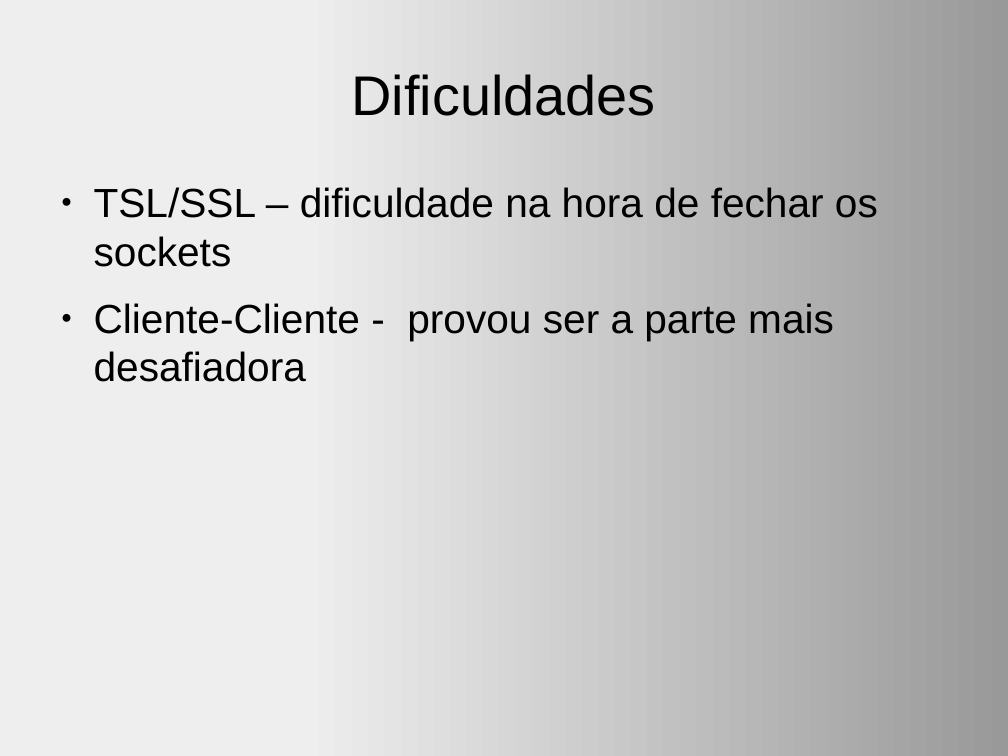
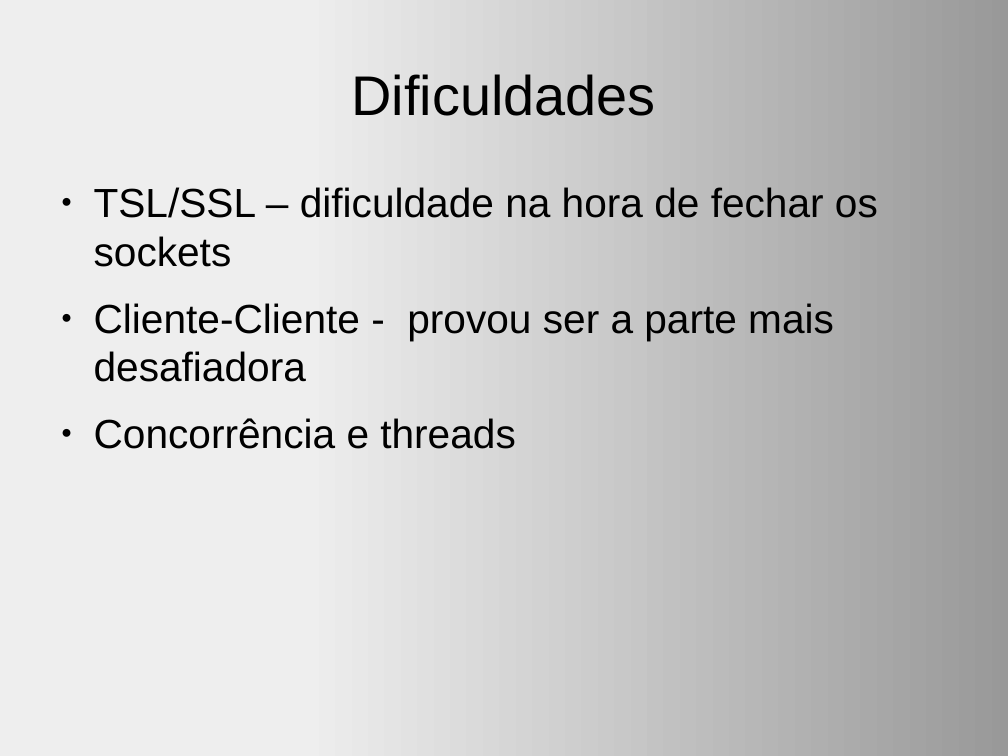
Before and after one commit to rulojuka/listas, a slide deck: slide 10 of mac0448/ep2/slides.odp (slide 6 before the commit). Drawn at 1008x756 pixels with LibreOffice and Linux fonts; fonts in the diff are those of the drawing. Boxes give left, top, right and bottom in pixels: in the first picture for what was removed or moved away, otherwise in the second. Text is boxed around its words. In the diff, an @@ line names an element or a change of style, - is before the commit and + after.

```diff
--- a/mac0448/ep2/slides.odp
+++ b/mac0448/ep2/slides.odp
@@ text at (94,418,515,449): paragraph added @@
+● Concorrência e threads
```
Also in this commit, not shown: 1 other slide changed, 4 slides added, 2 other files.
